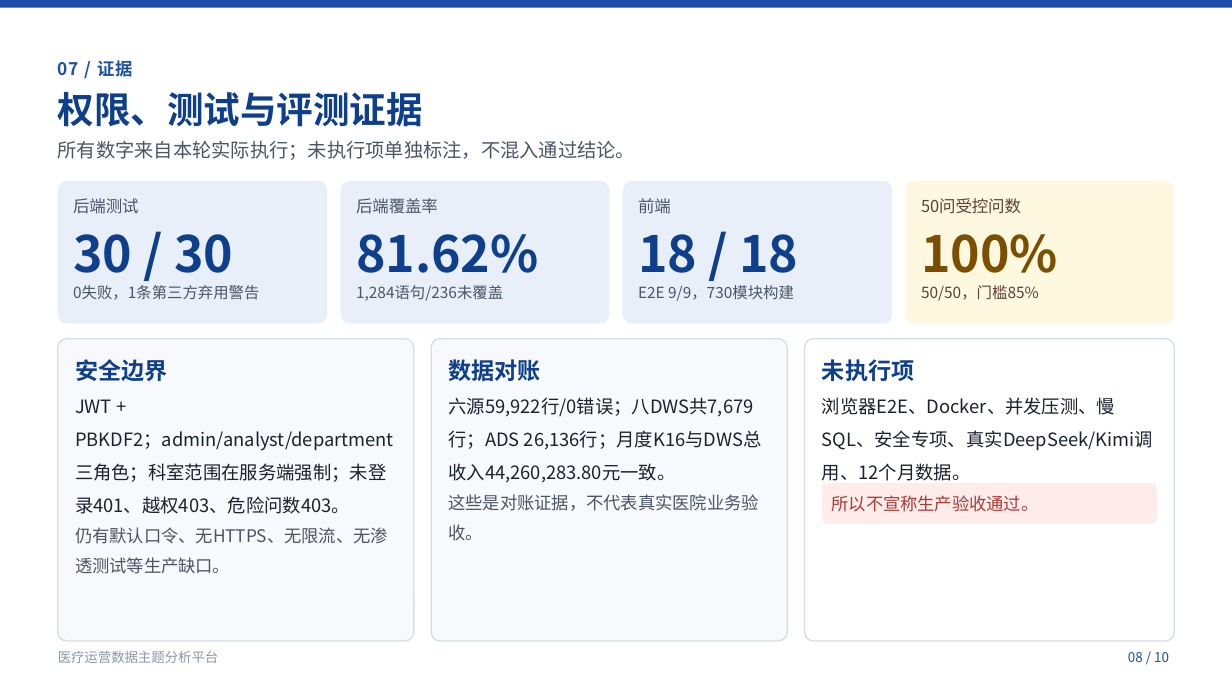
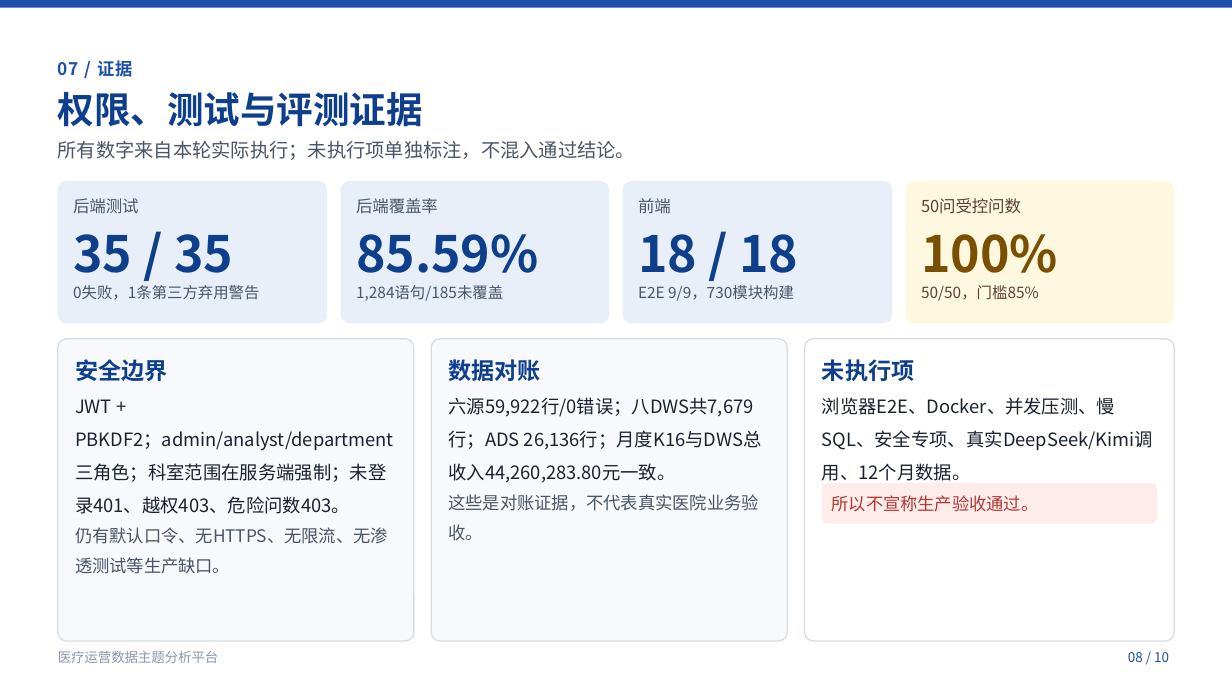
Before and after one commit to samouWu/medical-ops-analytics, a slide deck: slide 8 of docs/答辩材料/答辩材料.pptx. Drawn at 1232x693 pixels with LibreOffice and Linux fonts; fonts in the diff are those of the drawing. Boxes give left, top, right and bottom in pixels: in the first picture for what was removed or moved away, otherwise in the second. Text is boxed around its words. In the diff, an @@ line names an element or a change of style, - is before the commit and + after.

```diff
--- a/docs/答辩材料/答辩材料.pptx
+++ b/docs/答辩材料/答辩材料.pptx
@@ text at [73,234,233,273]: text changed @@
-30 / 30
+35 / 35
@@ text at [356,234,539,273]: text changed @@
-81.62%
+85.59%
@@ text at [356,285,503,301]: text changed @@
-1,284语句/236未覆盖
+1,284语句/185未覆盖
```
Also in this commit, not shown: 18 other files.
